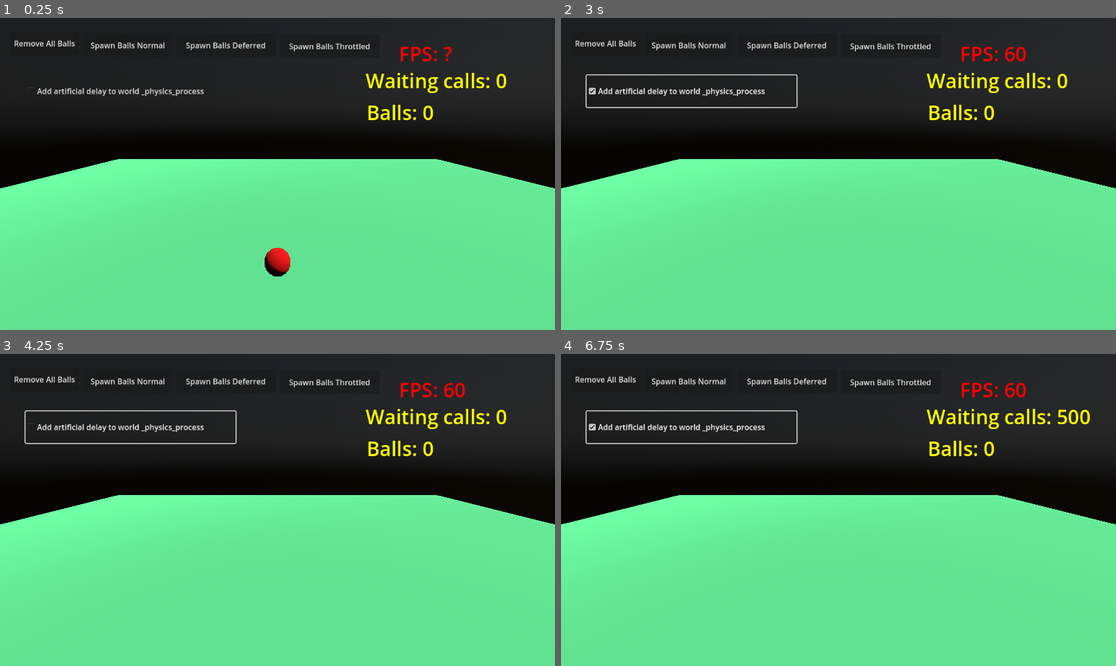
Above: before the commit, frames 1-4 (two rows, left to right).
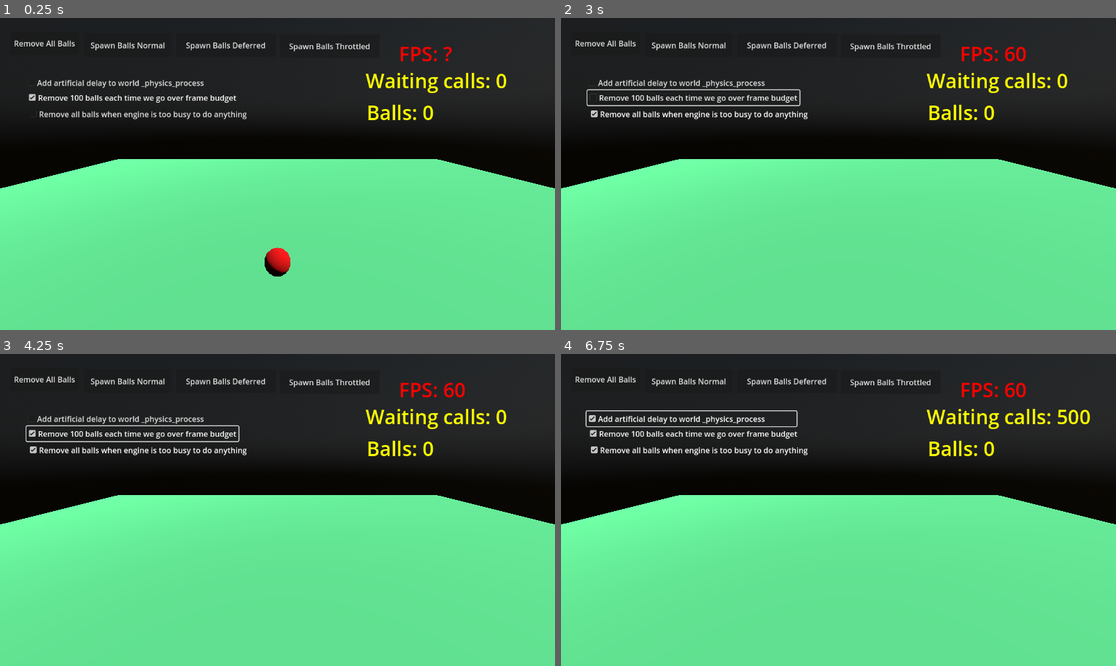
Above: after the commit, the same moments.

Repository: ImmersiveRPG/GodotCallThrottled
Game: Godot game, scene res://example/World/world.tscn
Same seed, same stepped clock (60 frames per second), same inputs: the game is played once before the commit and once after it.
Inputs (mouse positions are in pixels of both pictures, inside the frame that each line leads up to):
- Up to frame 1 (0.25 s): no input
- Up to frame 2 (3 s): click (699, 114) at 0.5 s, where only the run after the commit has a clickable "Remove all balls when engine …"; click "Spawn Balls Normal" at 1.25 s; click "Spawn Balls Normal" at 2 s; click (694, 99) at 2.75 s, where only the run after the commit has a clickable "Remove 100 balls each time we…"
- Up to frame 3 (4.25 s): click (133, 435) at 3.5 s, where only the run after the commit has a clickable "Remove 100 balls each time we…"
- Up to frame 4 (6.75 s): click "Remove All Balls" at 4.25 s; click "Spawn Balls Throttled" at 5 s; click "Spawn Balls Deferred" at 5.75 s; click "Add artificial delay to world…" at 6.5 s

The runs differ from the first frame. In frame 1, 1.4% of the frame differs, in the area x 5-45%, y 19-33%; in frame 2, 2.1%; in frame 3, 2.1%, in the area x 4-45%, y 18-33%; in frame 4, 1.7%.

Commit message:
Added checkboxes to toggle callbacks

Diff:
--- a/example/World/world.gd
+++ b/example/World/world.gd
@@ -8,6 +8,8 @@
 
 @onready var _ball_holder : Node = $BallHolder
 var _is_artificial_delay := false
+var _is_remove_balls_when_over_frame_budget := true
+var _is_remove_all_balls := false
 
 func _ready() -> void:
 	# Wait 1 second for the game engine to settle down
@@ -35,10 +37,13 @@
 	$LabelBusy.show()
 
 	# We are continuously over frame budget, so free all the balls
-	for child in _ball_holder.get_children():
-		child.queue_free()
+	if _is_remove_all_balls:
+		for child in _ball_holder.get_children():
+			child.queue_free()
 
 func _on_over_frame_budget(used_usec : int, budget_usec : int) -> void:
+	if not _is_remove_balls_when_over_frame_budget: return
+
 	print("Called _on_over_frame_budget used_usec: %s, budget_usec: %s" % [used_usec, budget_usec])
 
 	# The current frame went over budget, so free 100 balls
@@ -130,3 +135,11 @@
 
 func _on_check_box_artificial_delay_pressed() -> void:
 	_is_artificial_delay = not _is_artificial_delay
+
+func _on_check_box_remove_100_pressed() -> void:
+	_is_remove_balls_when_over_frame_budget = not _is_remove_balls_when_over_frame_budget
+
+
+
+func _on_check_box_remove_all_pressed() -> void:
+	_is_remove_all_balls = not _is_remove_all_balls
--- a/example/World/world.tscn
+++ b/example/World/world.tscn
@@ -67,8 +67,23 @@
 offset_left = 53.0
 offset_top = 119.0
 offset_right = 489.0
-offset_bottom = 185.0
+offset_bottom = 150.0
 text = "Add artificial delay to world _physics_process"
+
+[node name="CheckBoxRemove100" type="CheckBox" parent="."]
+offset_left = 55.0
+offset_top = 150.0
+offset_right = 436.0
+offset_bottom = 181.0
+button_pressed = true
+text = "Remove 100 balls each time we go over frame budget"
+
+[node name="CheckBoxRemoveAll" type="CheckBox" parent="."]
+offset_left = 57.0
+offset_top = 184.0
+offset_right = 497.0
+offset_bottom = 215.0
+text = "Remove all balls when engine is too busy to do anything"
 
 [node name="StaticBody3D" type="StaticBody3D" parent="."]
 transform = Transform3D(1, 0, 0, 0, 1, 0, 0, 0, 1, 0, -2, 0)
@@ -131,4 +146,6 @@
 [connection signal="pressed" from="ButtonSpawnBallsThrottled" to="." method="_on_button_spawn_balls_throttled_pressed"]
 [connection signal="pressed" from="ButtonSpawnBallsDeferred" to="." method="_on_button_spawn_balls_deferred_pressed"]
 [connection signal="pressed" from="CheckBoxArtificialDelay" to="." method="_on_check_box_artificial_delay_pressed"]
+[connection signal="pressed" from="CheckBoxRemove100" to="." method="_on_check_box_remove_100_pressed"]
+[connection signal="pressed" from="CheckBoxRemoveAll" to="." method="_on_check_box_remove_all_pressed"]
 [connection signal="timeout" from="FPSTimer" to="." method="_on_fps_timer_timeout"]
